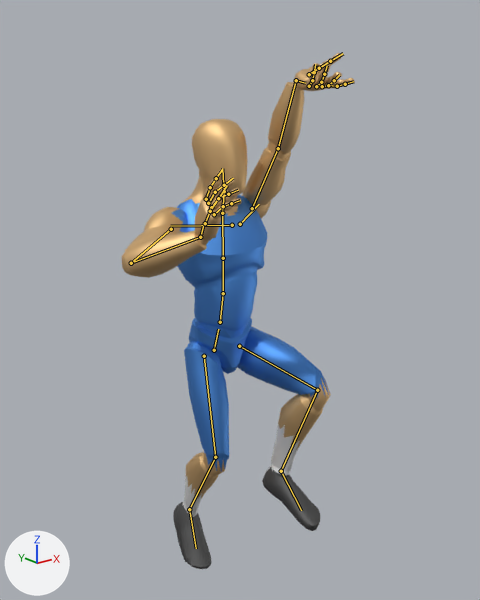
The glTF model player.glb, before and after one commit.
Rendered twice from a camera (50 mm lens) standing at (-1.49, -1.98, 1.94) and looking at (-0.02, -0.14, 1.2). The axes (+X, +Y, +Z) are drawn at lower left. The lights are the same throughout. The first picture is the older version. Both versions are drawn at frame 9 of the action 'layupM'; the numbers are the values there. The bones that change, and the others that lie on the model, are drawn over the model as lines.

Objects in the first picture: 'Mannequin'.
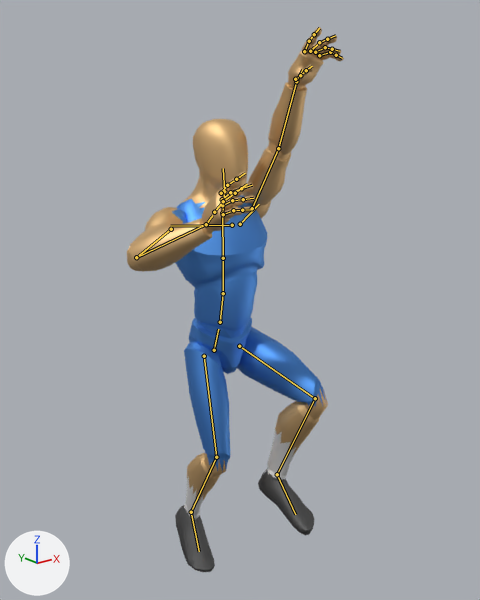
Where the change shows, as pixel boxes [x1, y1, x2, y2] in the pictures (480 x 600 px):
'Mannequin', posed (7% narrower): before [122, 53, 355, 569]; after [127, 27, 344, 572]
bone 'DEF-hand.L', root to tip: before (296, 80) to (305, 83); after (296, 81) to (302, 69)
bone 'DEF-upper_arm.R', root to tip: before (171, 229) to (131, 263); after (171, 229) to (136, 257)
bone 'DEF-forearm.R', root to tip: before (131, 263) to (200, 237); after (136, 257) to (206, 224)
bone 'DEF-hand.R', root to tip: before (200, 237) to (204, 223); after (206, 224) to (212, 215)
bone 'DEF-thigh.L', root to tip: before (239, 346) to (317, 390); after (239, 346) to (315, 398)
bone 'DEF-shin.L', root to tip: before (317, 390) to (281, 471); after (315, 398) to (277, 474)
bone 'DEF-thigh.R', root to tip: before (204, 356) to (215, 457); after (204, 356) to (216, 457)

The edits, one by one:
Bone 'DEF-hand.L' (bone_def_hand_l) turns from (3, 178, -71) to (-4, -4, -9) degrees about its own x, y and z.
Bone 'DEF-upper_arm.R' (bone_def_upper_arm_r) turns from (28, 14, 22) to (35, 18, 22) degrees about its own x, y and z.
Bone 'DEF-forearm.R' (bone_def_forearm_r) turns from (99, 0, 0) to (95, 0, 0) degrees about its own x, y and z.
Bone 'DEF-hand.R' (bone_def_hand_r) turns from (-5, 43, -51) to (-25, 36, -42) degrees about its own x, y and z.
Bone 'DEF-thigh.L' (bone_def_thigh_l) turns from (-83, -9, 2) to (-77, -9, 1) degrees about its own x, y and z.
Bone 'DEF-shin.L' (bone_def_shin_l) turns from (96, 0, 0) to (93, 0, 0) degrees about its own x, y and z.
Bone 'DEF-thigh.R' (bone_def_thigh_r) turns from (-19, 8, 2) to (-21, 8, 2) degrees about its own x, y and z.
